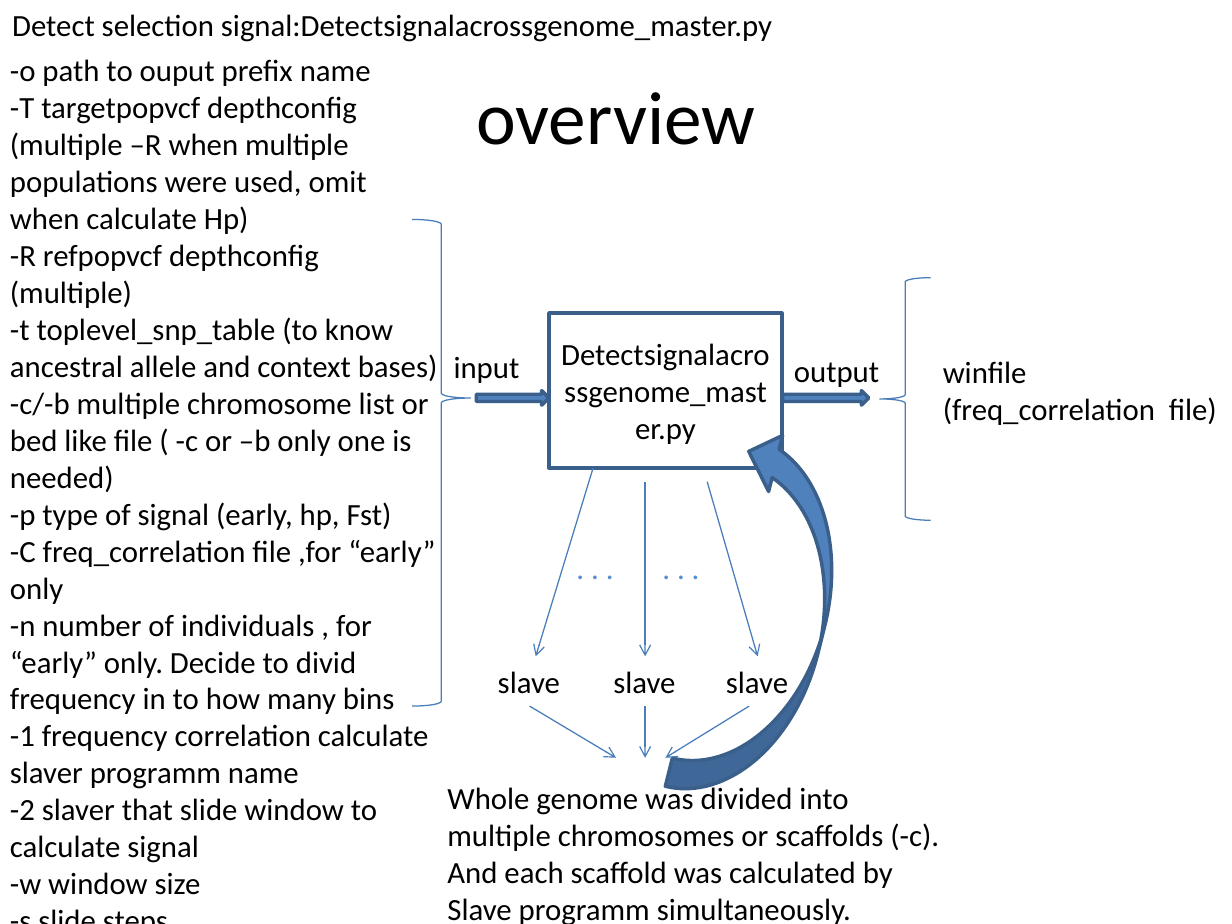
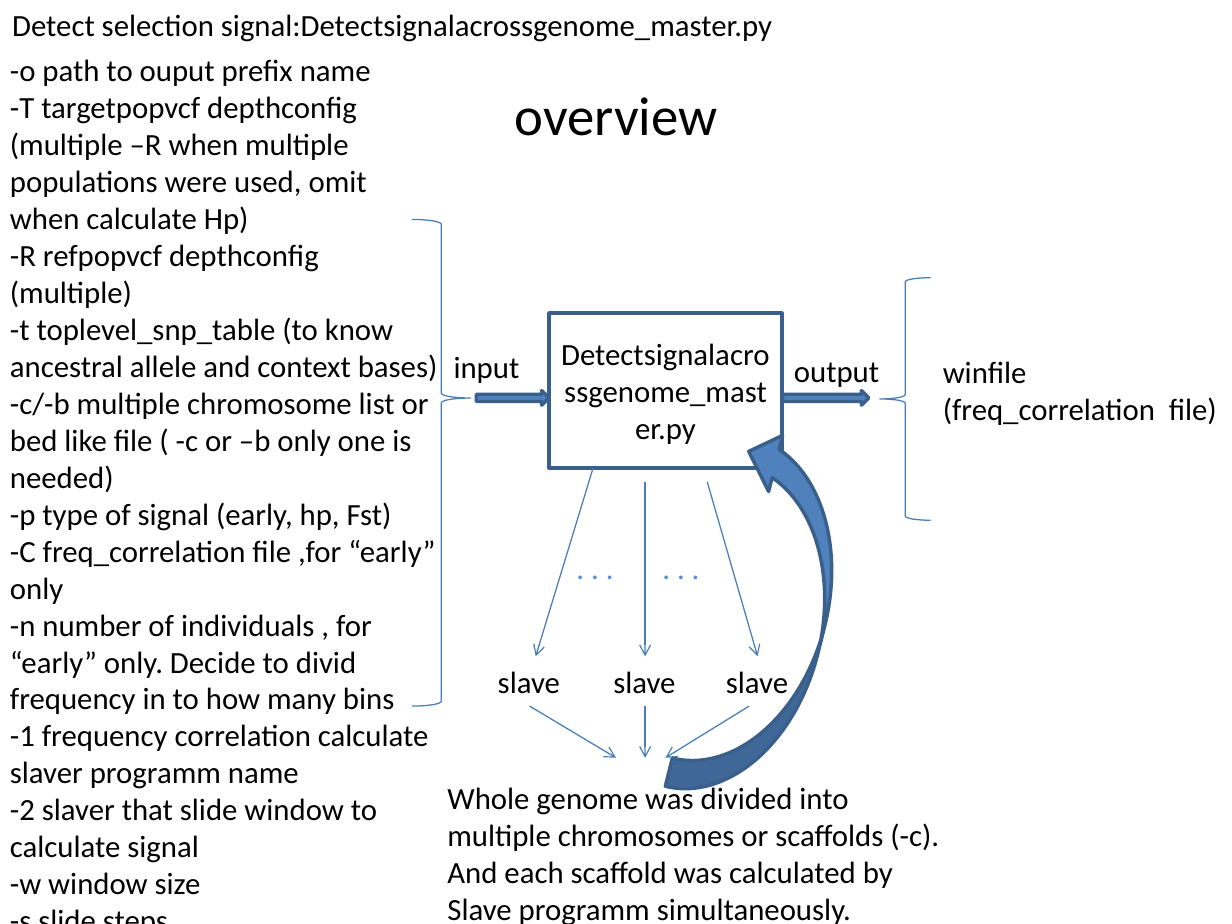
Before and after one commit to vitogump/lifelit, a slide deck: slide 12 of userGuide.pptx (slide 8 before the commit). Drawn at 1232x924 pixels with LibreOffice and Linux fonts; fonts in the diff are those of the drawing. Boxes give left, top, right and bottom in pixels: in the first picture for what was removed or moved away, otherwise in the second. Text is boxed around its words. In the diff, an @@ line names an element or a change of style, - is before the commit and + after.

```diff
--- a/userGuide.pptx
+++ b/userGuide.pptx
@@ title "overview" at box(514, 97, 717, 136): size 44 to 32 pt @@
```
Also in this commit, not shown: 8 other slides changed, 8 slides added, 2 slides removed, 3 other files.
